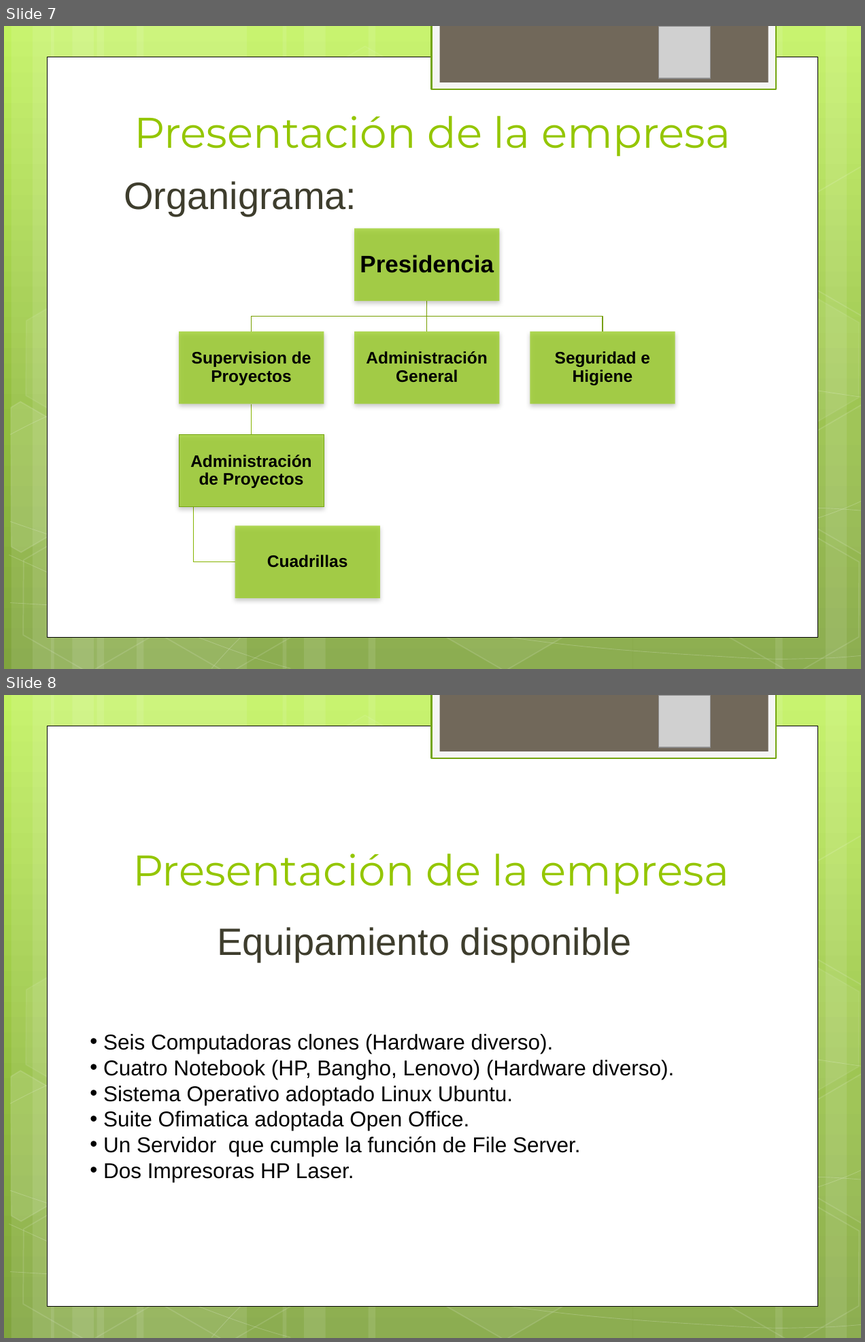
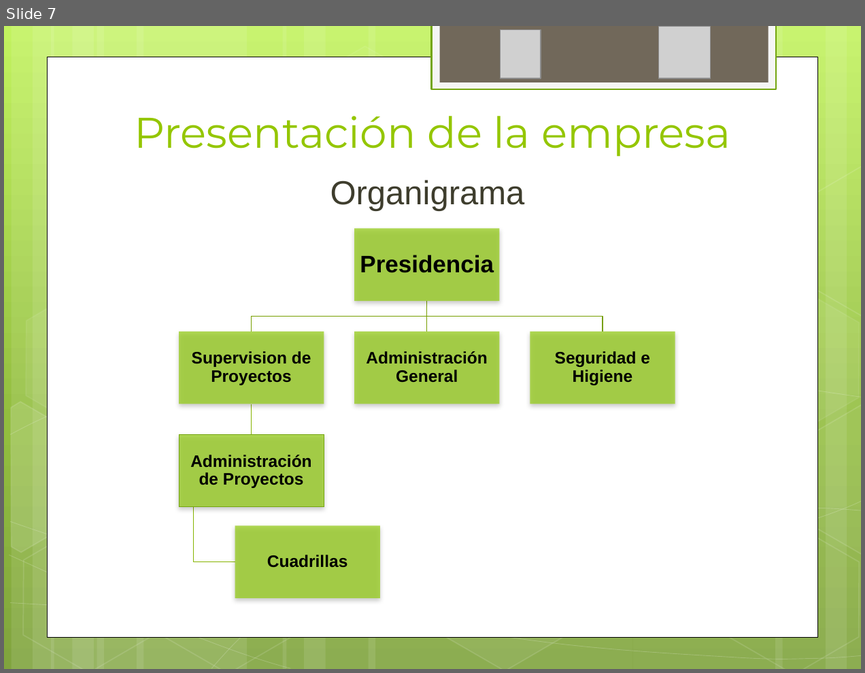
Before and after one commit to ptissera/habilitacion-profesional-2012-4k4, a slide deck: Documentacion/Informe Preliminar/Presentacion Informe Preliminar.pptx. Shown one above the other, each under a label of ours: slides 7 and 8 before the commit, slide 7 after it. The pictures are 865x1342 and 865x673 pixels, drawn with LibreOffice and Linux fonts; fonts in the diff are those of the drawing; grey boxes stand for pictures. Boxes give left, top, right and bottom in pixels: in the first picture for what was removed or moved away, otherwise in the second. Text is boxed around its words. In the diff, an @@ line names an element or a change of style, - is before the commit and + after.

```diff
--- a/Documentacion/Informe Preliminar/Presentacion Informe Preliminar.pptx
+++ b/Documentacion/Informe Preliminar/Presentacion Informe Preliminar.pptx
@@ slide 8 removed at [4, 695, 861, 1338], background gradient #C3F35F to #93BF3F to #81A53E; not listed: 31 template elements that a slide beside it also shows @@
@@ picture removed at [659, 696, 711, 748] @@
@@ title removed at [133, 853, 729, 894] @@
-Presentación de la empresa
@@ text removed at [217, 927, 632, 962] @@
-Equipamiento disponible
@@ text removed at [103, 1034, 674, 1182] @@
-• Seis Computadoras clones (Hardware diverso).
-• Cuatro Notebook (HP, Bangho, Lenovo) (Hardware diverso).
-• Sistema Operativo adoptado Linux Ubuntu.
-• Suite Ofimatica adoptada Open Office.
-• Un Servidor que cumple la función de File Server.
-• Dos Impresoras HP Laser.
@@ slide 7 changed as well @@
@@ picture added at [500, 29, 541, 78] @@
@@ text at [330, 180, 525, 211]: text changed; size 32 to 28 pt @@
-Organigrama:
+Organigrama
```
Also in this commit, not shown: 14 other slides changed, 3 slides added, 3 other slides removed.
